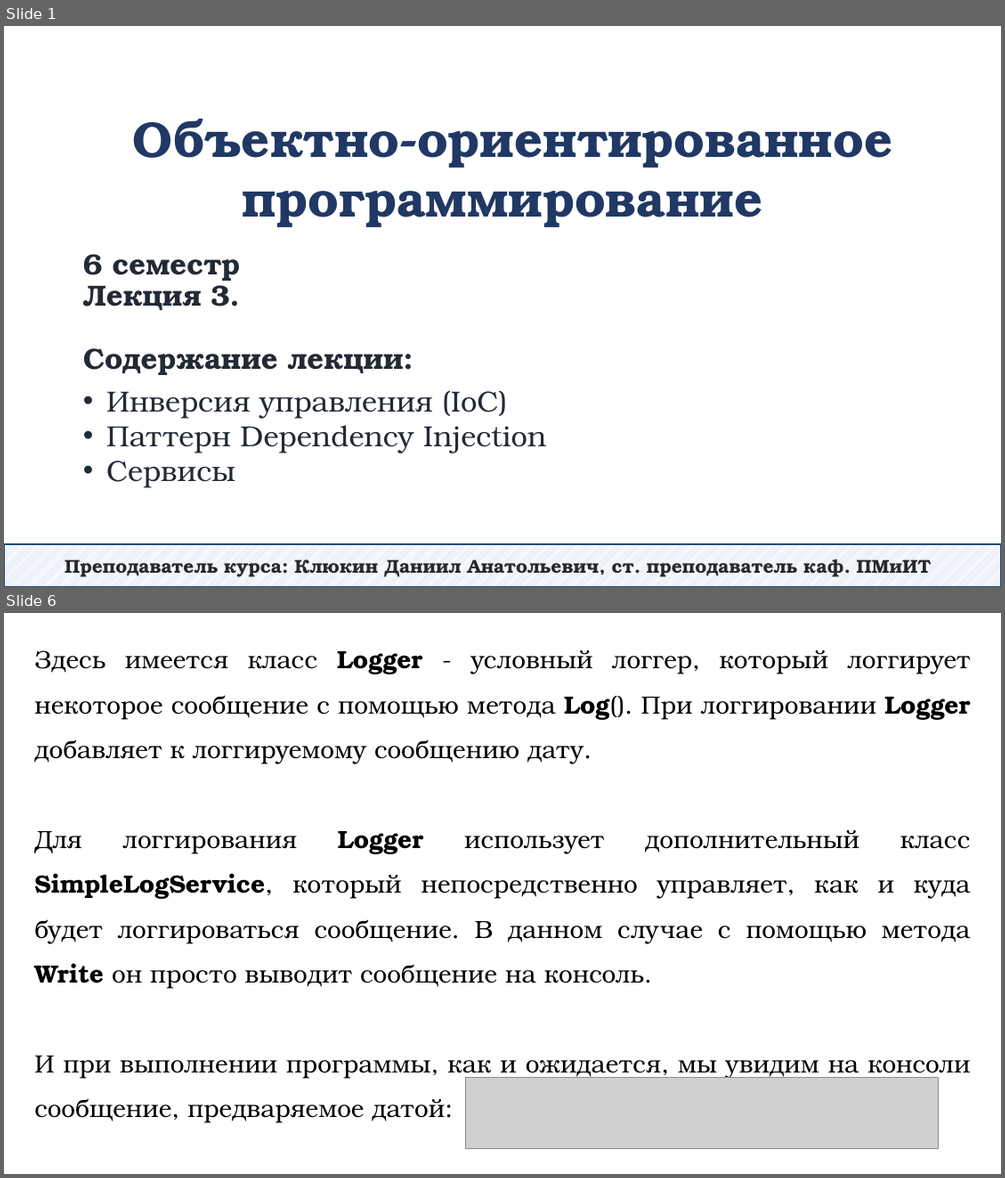
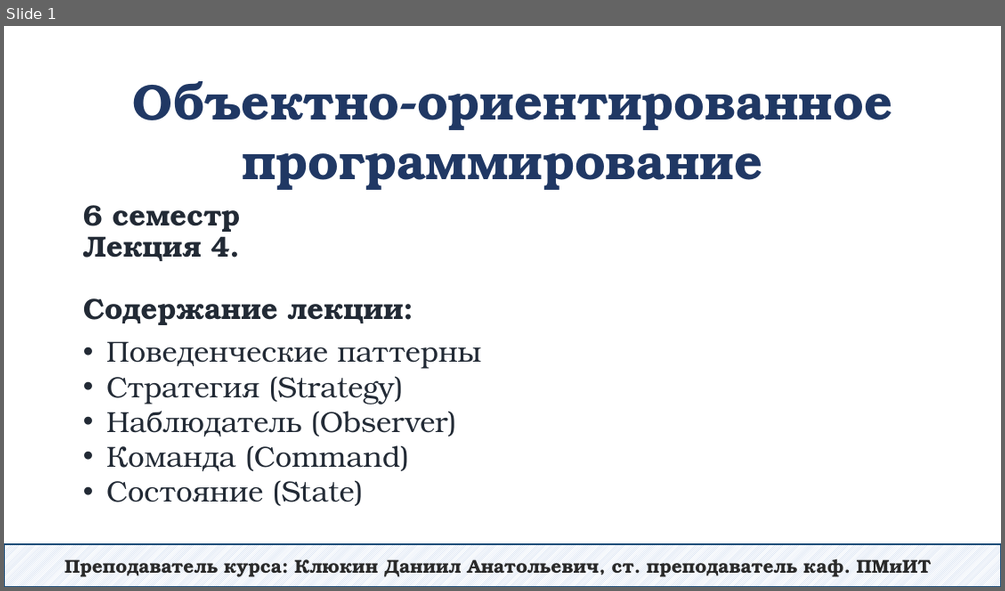
Before and after one commit to DaniilKlyukin/OOP-6, a slide deck: Лекции/ООП 2 лек 4.pptx. Shown one above the other, each under a label of ours: slides 1 and 6 before the commit, slide 1 after it; the slides between them are not shown. The pictures are 1005x1178 and 1005x591 pixels, drawn with LibreOffice and Linux fonts; fonts in the diff are those of the drawing; grey boxes stand for pictures. Boxes give left, top, right and bottom in pixels: in the first picture for what was removed or moved away, otherwise in the second. Text is boxed around its words. In the diff, an @@ line names an element or a change of style, - is before the commit and + after.

```diff
--- a/Лекции/ООП 2 лек 4.pptx
+++ b/Лекции/ООП 2 лек 4.pptx
@@ slide 6 removed at (x1=4, y1=613, x2=1001, y2=1174), background #FFFFFF @@
@@ text removed at (x1=34, y1=650, x2=971, y2=1123) @@
-Здесь имеется класс Logger - условный логгер, который логгирует некоторое сообщение с помощью метода Log(). При логгировании Logger добавляет к логгируемому сообщению дату.
-Для логгирования Logger использует дополнительный класс SimpleLogService, который непосредственно управляет, как и куда будет логгироваться сообщение. В данном случае с помощью метода Write он просто выводит сообщение на консоль.
-И при выполнении программы, как и ожидается, мы увидим на консоли сообщение, предваряемое датой:
@@ picture removed at (x1=466, y1=1078, x2=938, y2=1149) @@
@@ slide 1 changed as well @@
@@ text "Объектно-ориентированное программирование" moved from (x1=133, y1=119, x2=892, y2=227) to (x1=133, y1=81, x2=892, y2=190) @@
@@ title at (x1=83, y1=205, x2=404, y2=325): text changed @@
-6 семестр
-Лекция 3.
-Содержание лекции:
+6 семестр
+Лекция 4.
+Содержание лекции:
@@ text at (x1=106, y1=341, x2=482, y2=506): text changed @@
-• Инверсия управления (IoC)
-• Паттерн Dependency Injection
-• Сервисы
+• Поведенческие паттерны
+• Стратегия (Strategy)
+• Наблюдатель (Observer)
+• Команда (Command)
+• Состояние (State)
```
Also in this commit, not shown: 32 slides added, 33 other slides removed.
